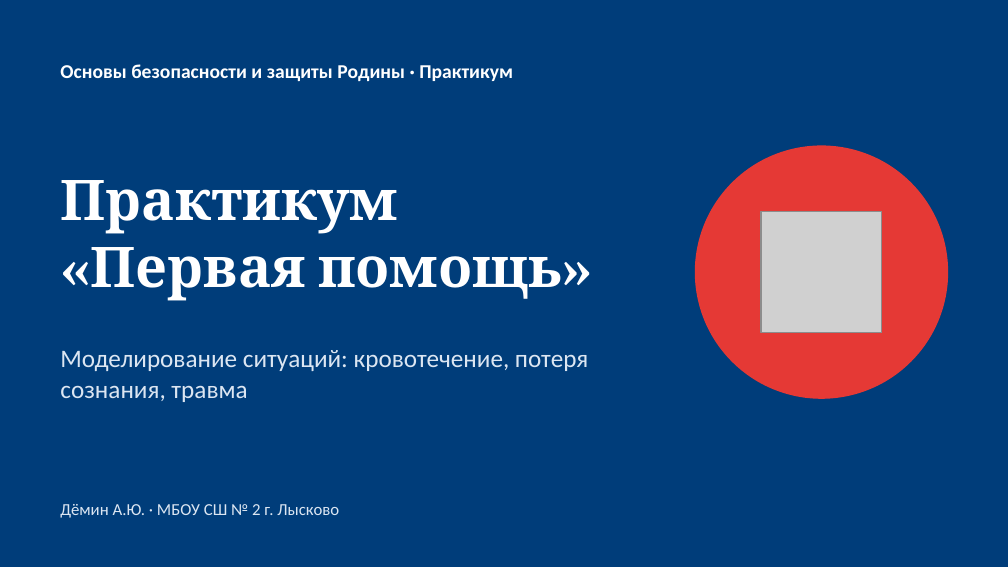
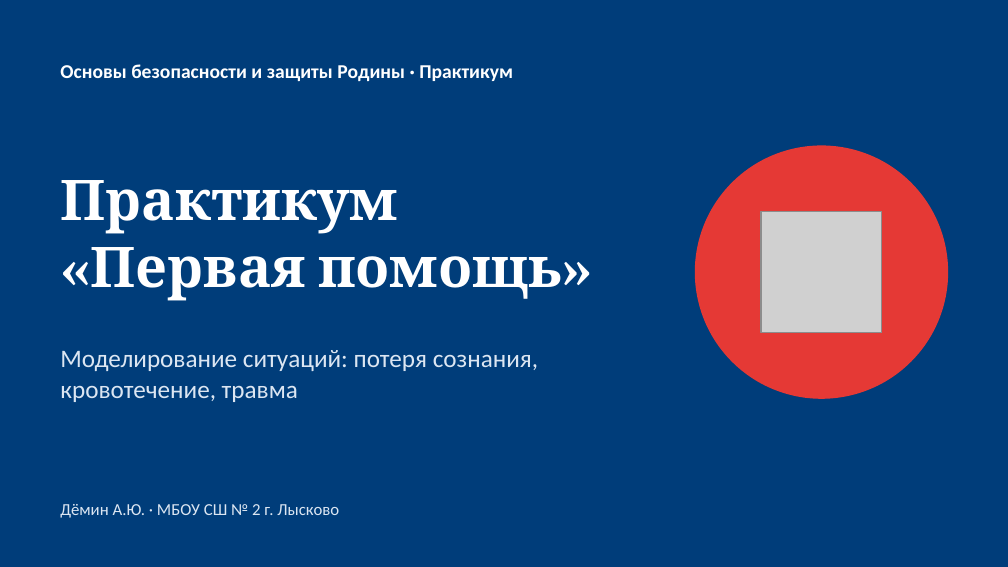
Before and after one commit to OBZR77/demin-obzr-site, a slide deck: slide 1 of files/prezentacii/nvp-8-pervaya-pomoshch-praktikum.pptx. Drawn at 1008x567 pixels with LibreOffice and Linux fonts; fonts in the diff are those of the drawing; grey boxes stand for pictures. Boxes give left, top, right and bottom in pixels: in the first picture for what was removed or moved away, otherwise in the second. Text is boxed around its words. In the diff, an @@ line names an element or a change of style, - is before the commit and + after.

```diff
--- a/files/prezentacii/nvp-8-pervaya-pomoshch-praktikum.pptx
+++ b/files/prezentacii/nvp-8-pervaya-pomoshch-praktikum.pptx
@@ text at bbox=[60, 350, 538, 402]: text changed @@
-Моделирование ситуаций: кровотечение, потеря сознания, травма
+Моделирование ситуаций: потеря сознания, кровотечение, травма
```
Also in this commit, not shown: 3 other slides changed, 5 other files.
